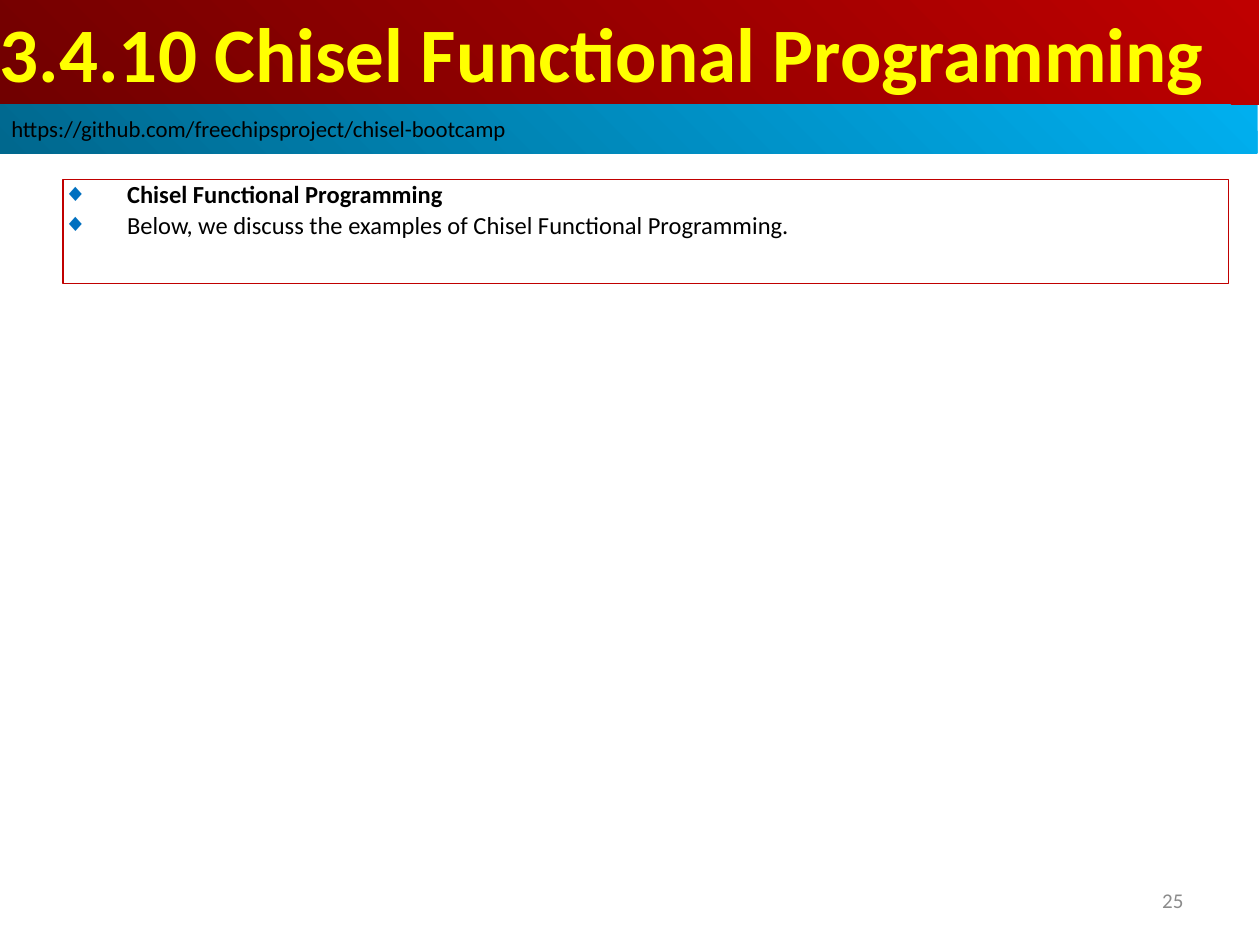
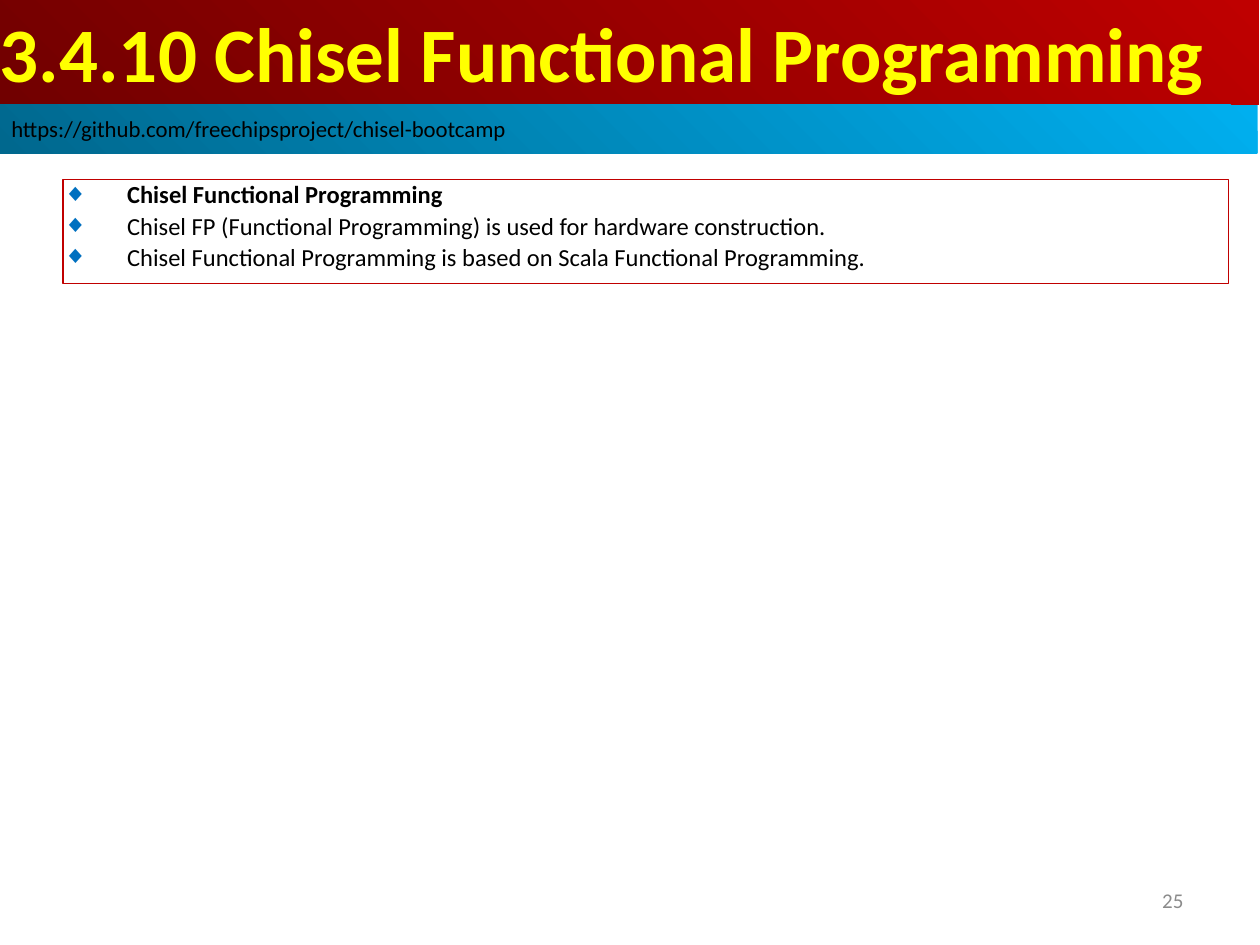
Before and after one commit to peterhchen/AIU_CS800_Chisel, a slide deck: slide 25 of 300_UCB_BC/003.4_FuncProg/000_Video/003.4_FuncProg.ppt. Drawn at 1260x945 pixels with LibreOffice and Linux fonts; fonts in the diff are those of the drawing. Boxes give left, top, right and bottom in pixels: in the first picture for what was removed or moved away, otherwise in the second. Text is boxed around its words. In the diff, an @@ line names an element or a change of style, - is before the commit and + after.

```diff
--- a/300_UCB_BC/003.4_FuncProg/000_Video/003.4_FuncProg.ppt
+++ b/300_UCB_BC/003.4_FuncProg/000_Video/003.4_FuncProg.ppt
@@ text in rectangle at (x1=127, y1=217, x2=865, y2=271): text changed @@
-◆ Below, we discuss the examples of Chisel Functional Programming.
+◆ Chisel FP (Functional Programming) is used for hardware construction.
+◆ Chisel Functional Programming is based on Scala Functional Programming.
```
Also in this commit, not shown: 4 other slides changed, 21 slides added.
